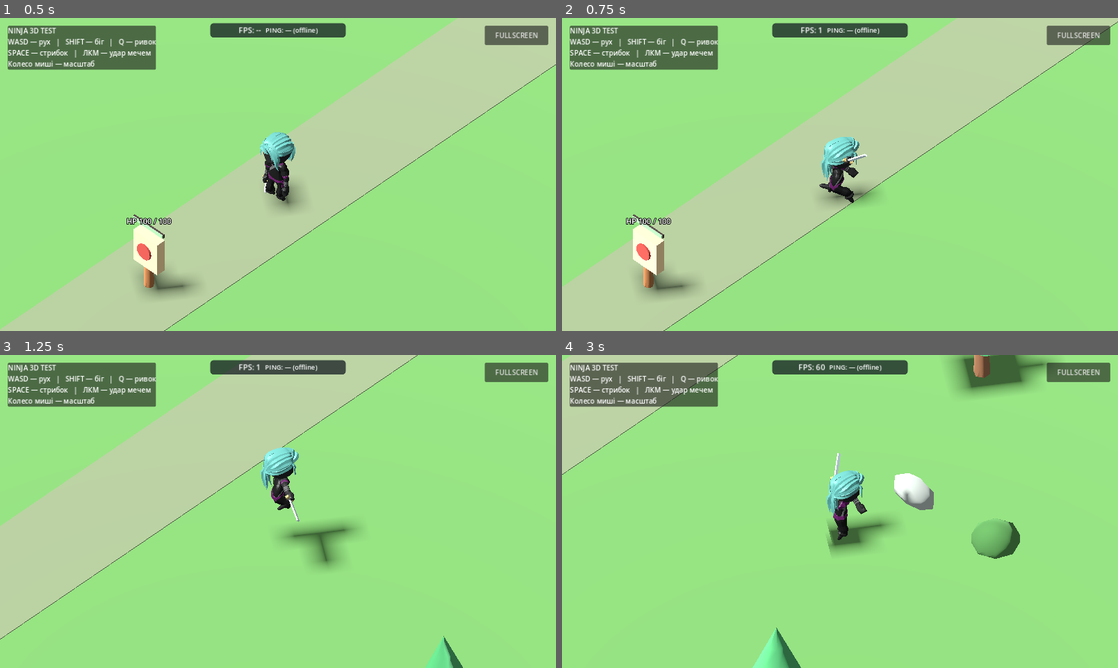
Above: before the commit, frames 1-4 (two rows, left to right).
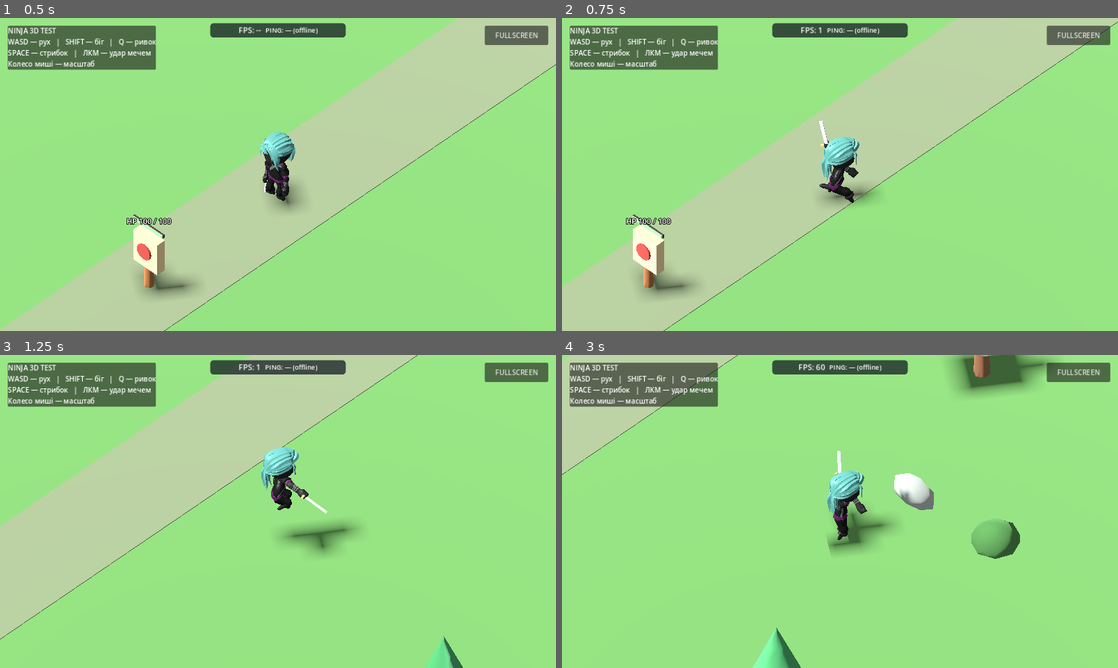
Above: after the commit, the same moments.

Repository: levian47/riskfate-3d-pro
Game: Godot game, scene res://main.tscn
The game is run twice, just before and just after one commit, with the same random seed, the same clock (stepped at 60 frames per second) and the same inputs.
Inputs (mouse positions are in pixels of both pictures, inside the frame that each line leads up to):
- Up to frame 1 (0.5 s): no input
- Up to frame 2 (0.75 s): tap Enter at 0.5 s; move the mouse to (962, 158) at 0.52 s; hold D from 0.53 s (still down); hold Shift from 0.53 s (still down); click (962, 158) at 0.67 s
- Up to frame 3 (1.25 s): keep holding D; keep holding Shift; tap Space at 0.77 s
- Up to frame 4 (3 s): release D at 1.25 s; release Shift at 1.25 s; drag from (728, 527) to (812, 574) at 1.27 s; move the mouse to (895, 442) at 2.02 s; hold D 2.03-2.75 s; hold Shift 2.03-2.75 s; drag from (812, 574) to (673, 464) at 2.77 s

Frame 1 is identical in both runs. In frame 2, 0.2% of the frame differs, in the area x 46-55%, y 32-56%; in frame 3, 0.5%, in the area x 49-62%, y 38-69%; in frame 4, 0.5%.

Commit message:
fix: select sword direction with Blend2 instead of re-entering transition states

Diff:
--- a/main.gd
+++ b/main.gd
@@ -264,7 +264,7 @@
 	var camera_right := camera.global_transform.basis.x
 	var hero_right := visual.global_transform.basis.x
 	var use_mirror := camera_right.dot(hero_right) < 0.0
-	animation_tree.set("parameters/SwordDirection/transition_request", "Mirrored" if use_mirror else "Normal")
+	animation_tree.set("parameters/SwordDirection/blend_amount", 1.0 if use_mirror else 0.0)
 	animation_tree.set("parameters/Attack/request", AnimationNodeOneShot.ONE_SHOT_REQUEST_FIRE)
 
 
@@ -401,14 +401,6 @@
 			wide.track_set_key_value(track, key_index, changed_rotation.normalized())
 	if arm_track < 0:
 		return ""
-	if not mirrored:
-		# The imported right-arm swing contradicts the camera-facing slash
-		# during the start of the OneShot blend. Keep the upper arm stable;
-		# the generated shoulder rotation drives the right-to-left sword arc.
-		# The already-accepted back-facing mirrored animation stays untouched.
-		var stable_arm_pose: Quaternion = wide.track_get_key_value(arm_track, 0)
-		for key_index in range(1, wide.track_get_key_count(arm_track)):
-			wide.track_set_key_value(arm_track, key_index, stable_arm_pose)
 	var lib := AnimationLibrary.new()
 	var clip_name := "WideSwordSlashMirror" if mirrored else "WideSwordSlash"
 	var library_name := "combat_mirror" if mirrored else "combat"
@@ -521,17 +513,10 @@
 	attack_node.animation = attack_clip_name
 	var mirror_node := AnimationNodeAnimation.new()
 	mirror_node.animation = mirror_clip_name
-	var swing_direction := AnimationNodeTransition.new()
-	swing_direction.input_count = 2
-	swing_direction.xfade_time = 0.0
-	# A repeated strike frequently reselects the current variant. Without
-	# self-transition the child animation may continue from an old position.
-	swing_direction.allow_transition_to_self = true
-	swing_direction.set_input_name(0, "Normal")
-	swing_direction.set_input_name(1, "Mirrored")
-	# Entering a different direction must begin its clip at frame zero.
-	swing_direction.set_input_reset(0, true)
-	swing_direction.set_input_reset(1, true)
+	# A Blend2 selector avoids a state-transition restart during the slash.
+	# Amount 0 = normal, 1 = mirrored. OneShot owns the attack lifecycle.
+	var swing_direction := AnimationNodeBlend2.new()
+	swing_direction.sync = false
 	var attack_speed := AnimationNodeTimeScale.new()
 	var attack_layer := AnimationNodeOneShot.new()
 	attack_layer.fadein_time = 0.06
@@ -570,7 +555,7 @@
 	animator.stop()
 	animation_tree.active = true
 	animation_tree.set("parameters/AttackSpeed/scale", ATTACK_SPEED)
-	animation_tree.set("parameters/SwordDirection/transition_request", "Normal")
+	animation_tree.set("parameters/SwordDirection/blend_amount", 0.0)
 	_set_locomotion("Idle")
 
 
